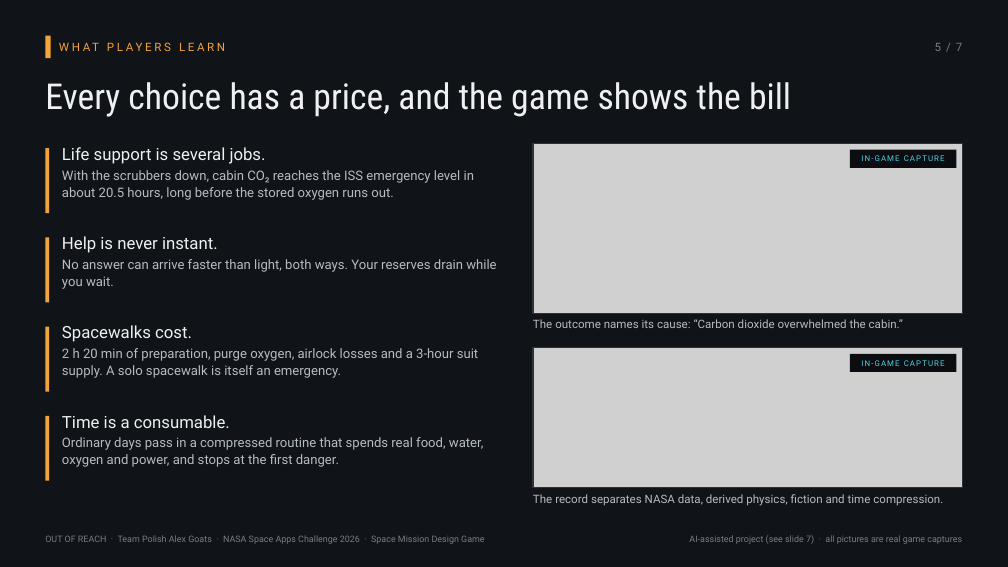
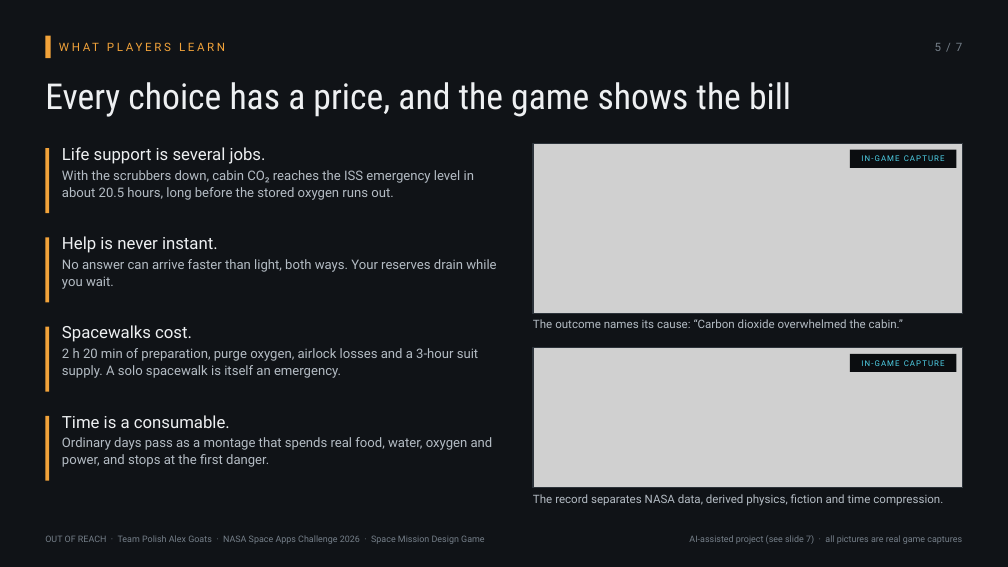
Before and after one commit to alex-slovakia/out-of-reach, a slide deck: slide 5 of docs/submission-draft-2026/deck/OUT-OF-REACH_SpaceApps2026_deck.pptx. Drawn at 1008x567 pixels with LibreOffice and Linux fonts; fonts in the diff are those of the drawing; grey boxes stand for pictures. Boxes give left, top, right and bottom in pixels: in the first picture for what was removed or moved away, otherwise in the second. Text is boxed around its words. In the diff, an @@ line names an element or a change of style, - is before the commit and + after.

```diff
--- a/docs/submission-draft-2026/deck/OUT-OF-REACH_SpaceApps2026_deck.pptx
+++ b/docs/submission-draft-2026/deck/OUT-OF-REACH_SpaceApps2026_deck.pptx
@@ text at box(62, 437, 493, 467): text changed @@
-Ordinary days pass in a compressed routine that spends real food, water, oxygen and power, and stops at the first danger.
+Ordinary days pass as a montage that spends real food, water, oxygen and power, and stops at the first danger.
```
Also in this commit, not shown: 2 other slides changed, 16 other files.
